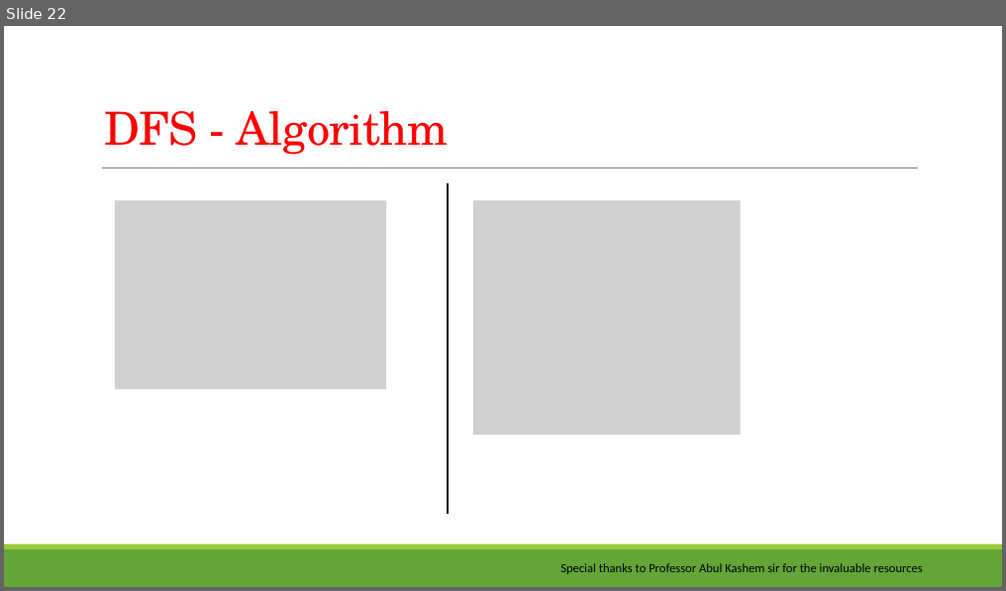
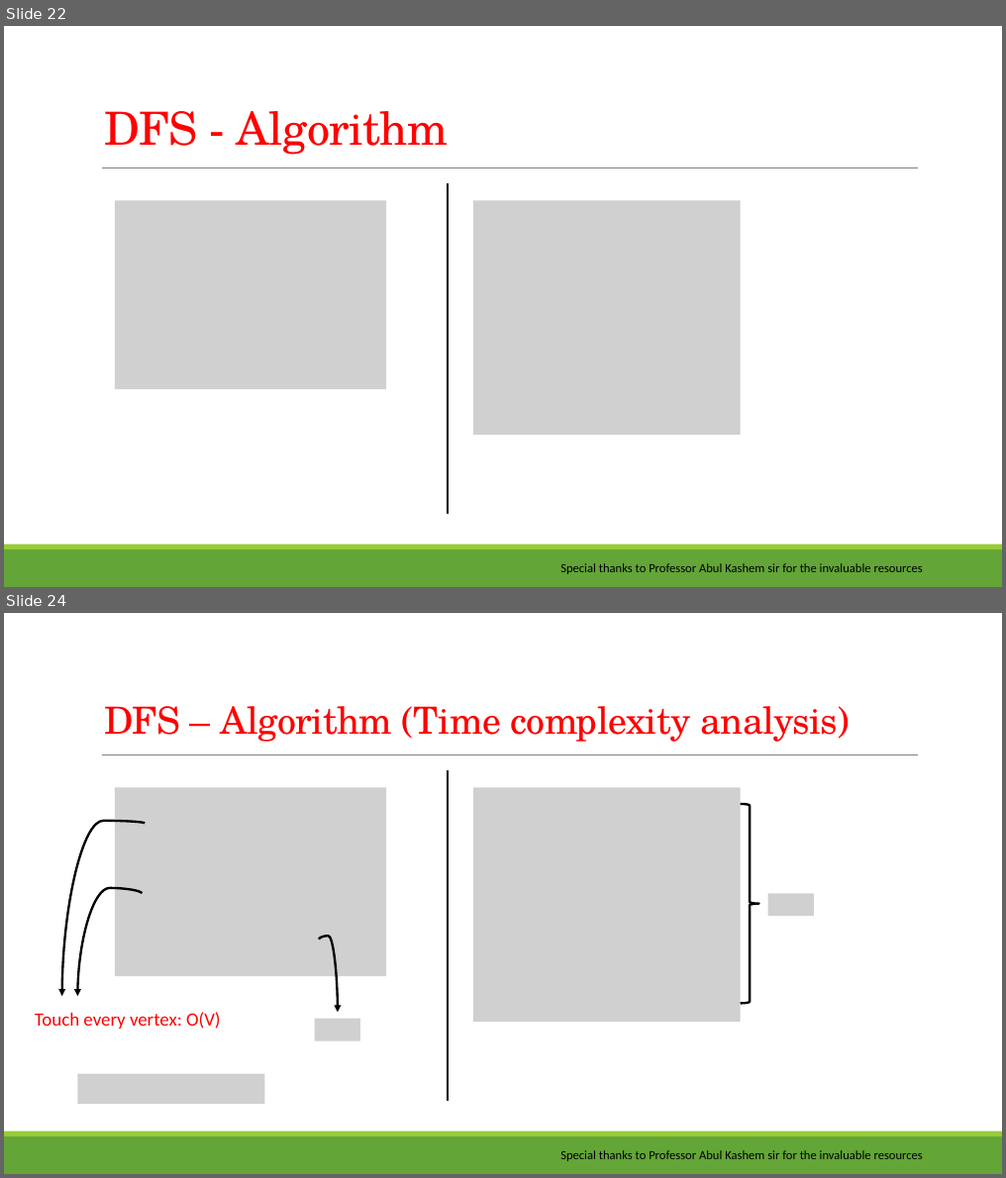
Before and after one commit to saifurrahman1701/Data-Structure-and-Algorithm-Course-Content-Theory-Sessional-, a slide deck: CSE 203/Course Content/02. Graph Searching and Topological Sorting.pptx. Shown one above the other, each under a label of ours: slide 22 before the commit, slides 22 and 24 after it; the slides between them are not shown. The pictures are 1006x591 and 1006x1178 pixels, drawn with LibreOffice and Linux fonts; fonts in the diff are those of the drawing; grey boxes stand for pictures; background and template pictures are left out. Boxes give left, top, right and bottom in pixels: in the first picture for what was removed or moved away, otherwise in the second. Text is boxed around its words. In the diff, an @@ line names an element or a change of style, - is before the commit and + after.

```diff
--- a/CSE 203/Course Content/02. Graph Searching and Topological Sorting.pptx
+++ b/CSE 203/Course Content/02. Graph Searching and Topological Sorting.pptx
@@ slide 24 added at box(4, 613, 1002, 1174), background #FFFFFF; not listed: 3 template elements that a slide beside it also shows @@
@@ title added at box(104, 706, 849, 742), 36 pt, text #FF0000 @@
+DFS – Algorithm (Time complexity analysis)
@@ picture added at box(115, 787, 386, 976) @@
@@ line added from (448, 770) to (448, 1101), #000000 1.25 pt @@
@@ picture added at box(473, 787, 741, 1022) @@
@@ right brace added at box(741, 804, 759, 1004), outline #000000 2.25 pt @@
@@ curved arrow added from (145, 823) to (62, 996), #000000 2.25 pt @@
@@ curved arrow added from (142, 894) to (77, 996), #000000 2.25 pt @@
@@ picture added at box(768, 894, 814, 916) @@
@@ curved arrow added from (319, 940) to (338, 1012), #000000 2.25 pt @@
@@ text added at box(35, 1012, 221, 1029), 18 pt, text #FF0000 @@
+Touch every vertex: O(V)
@@ picture added at box(315, 1019, 360, 1042) @@
@@ picture added at box(77, 1074, 264, 1104) @@
@@ text added at box(560, 1151, 923, 1161), 12 pt, text #000000 @@
+Special thanks to Professor Abul Kashem sir for the invaluable resources
```
Also in this commit, not shown: 27 other slides added.
